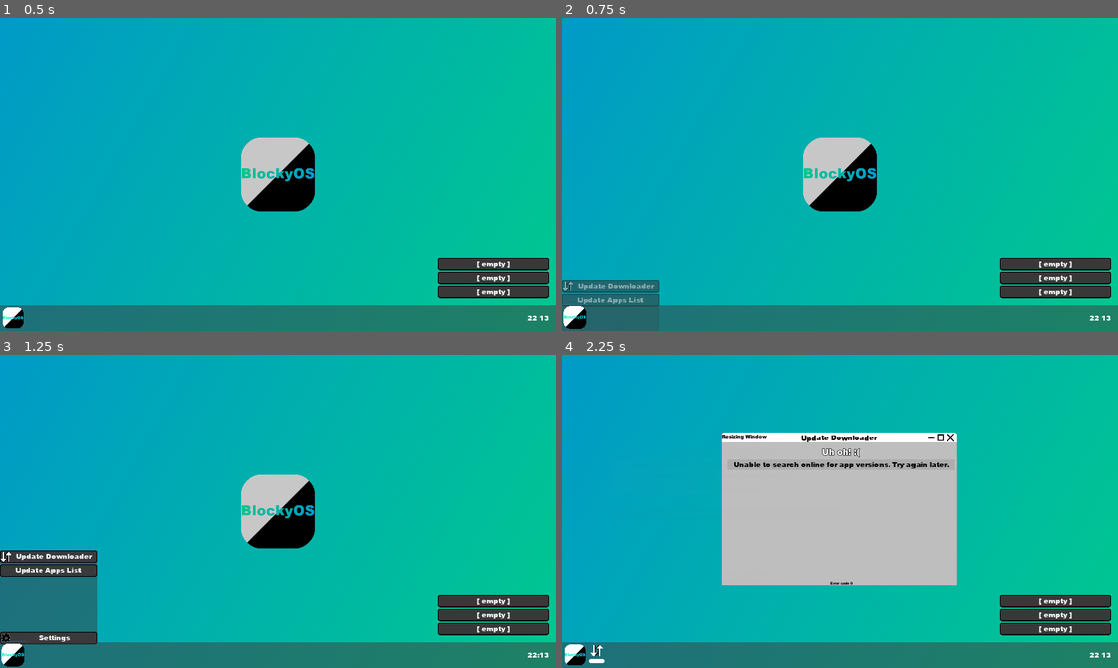
Above: before the commit, frames 1-4 (two rows, left to right).
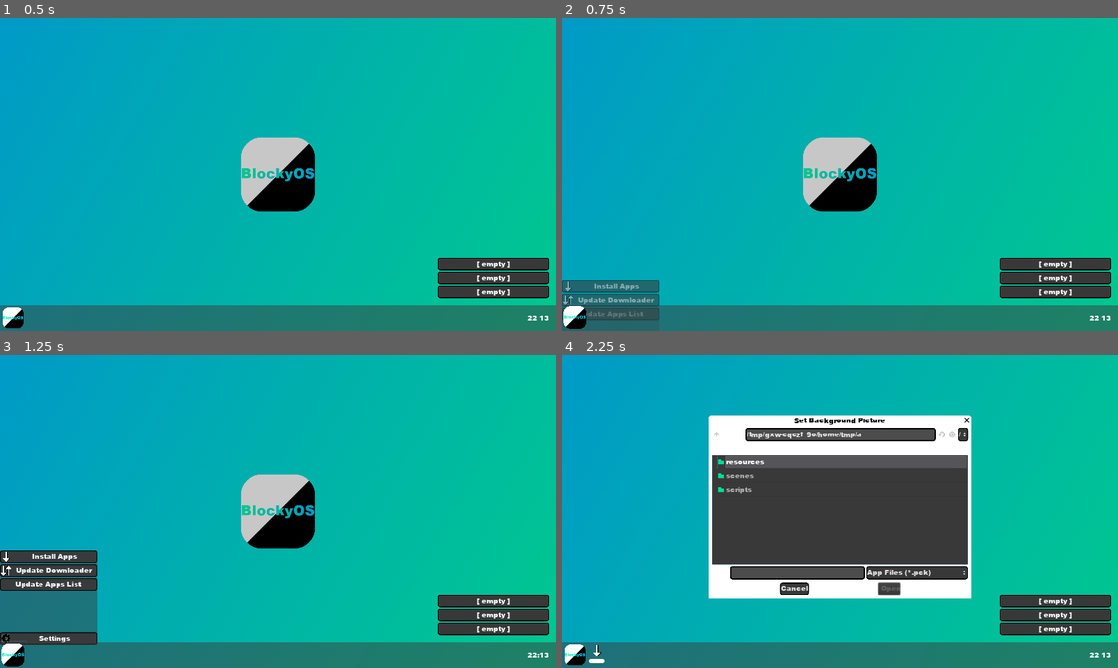
Above: after the commit, the same moments.

Repository: Blockyheadman/BlockyOS
Game: Godot game, scene res://scenes/Desktop.tscn
Two runs of this game, one before a commit and one after it. Both use one fixed random seed, a clock stepped at 60 frames per second and the inputs below.
Inputs (mouse positions are in pixels of both pictures, inside the frame that each line leads up to):
- Up to frame 1 (0.5 s): no input
- Up to frame 2 (0.75 s): click (573, 318) at 0.5 s
- Up to frame 3 (1.25 s): no input
- Up to frame 4 (2.25 s): click (612, 555) at 1.25 s, where only the run after the commit has a clickable "Install Apps"; click (840, 464) at 2 s, where only the run after the commit has a clickable "Install App(s)"

Frame 1 is identical in both runs. In frame 2, 0.4% of the frame differs, in the area x 0-18%, y 84-97%; in frame 3, 1.2%; in frame 4, 27%, in the area x 5-74%, y 19-97%.

Commit message:
Version 1.2.3

Diff:
--- a/project.godot
+++ b/project.godot
@@ -18,10 +18,16 @@
 "class": "BOSVersionButton",
 "language": "GDScript",
 "path": "res://scripts/BOSVersionButton.gd"
+}, {
+"base": "HBoxContainer",
+"class": "InstalledAppButton",
+"language": "GDScript",
+"path": "res://scripts/InstalledAppButton.gd"
 } ]
 _global_script_class_icons={
 "AppWindow": "",
-"BOSVersionButton": ""
+"BOSVersionButton": "",
+"InstalledAppButton": ""
 }
 
 [application]
--- /dev/null
+++ b/scenes/AppInstaller.tscn
@@ -0,0 +1,138 @@
+[gd_scene load_steps=7 format=2]
+
+[ext_resource path="res://resources/fonts/ariblk.ttf" type="DynamicFontData" id=1]
+[ext_resource path="res://scripts/AppInstaller.gd" type="Script" id=2]
+[ext_resource path="res://resources/presets/GeneralButton.tres" type="Theme" id=4]
+[ext_resource path="res://resources/presets/FileDialog.tres" type="Theme" id=5]
+
+[sub_resource type="DynamicFont" id=5]
+size = 20
+outline_size = 1
+font_data = ExtResource( 1 )
+
+[sub_resource type="DynamicFont" id=1]
+size = 8
+font_data = ExtResource( 1 )
+
+[node name="AppInstaller" type="Control"]
+anchor_right = 1.0
+anchor_bottom = 1.0
+script = ExtResource( 2 )
+
+[node name="BG" type="ColorRect" parent="."]
+anchor_right = 1.0
+anchor_bottom = 1.0
+color = Color( 0.74902, 0.74902, 0.74902, 1 )
+
+[node name="MarginContainer" type="MarginContainer" parent="."]
+anchor_left = 0.012
+anchor_top = 0.022
+anchor_right = 0.987
+anchor_bottom = 0.989
+margin_left = 0.639999
+margin_top = 0.16
+margin_right = 0.640015
+margin_bottom = -0.0800171
+size_flags_horizontal = 3
+size_flags_vertical = 3
+
+[node name="VBoxContainer" type="VBoxContainer" parent="MarginContainer"]
+margin_right = 1248.0
+margin_bottom = 696.0
+
+[node name="ScrollContainer" type="ScrollContainer" parent="MarginContainer/VBoxContainer"]
+margin_right = 1248.0
+margin_bottom = 665.0
+size_flags_horizontal = 3
+size_flags_vertical = 3
+
+[node name="VBoxContainer" type="VBoxContainer" parent="MarginContainer/VBoxContainer/ScrollContainer"]
+margin_right = 1248.0
+margin_bottom = 665.0
+size_flags_horizontal = 3
+size_flags_vertical = 3
+
+[node name="TitleCenter" type="CenterContainer" parent="MarginContainer/VBoxContainer/ScrollContainer/VBoxContainer"]
+margin_right = 1248.0
+margin_bottom = 30.0
+size_flags_horizontal = 3
+
+[node name="TitleLabel" type="Label" parent="MarginContainer/VBoxContainer/ScrollContainer/VBoxContainer/TitleCenter"]
+margin_left = 498.0
+margin_right = 750.0
+margin_bottom = 30.0
+custom_colors/font_outline_modulate = Color( 0, 0, 0, 1 )
+custom_fonts/font = SubResource( 5 )
+text = "Trying something new?"
+
+[node name="MainContainer" type="CenterContainer" parent="MarginContainer/VBoxContainer/ScrollContainer/VBoxContainer"]
+margin_top = 34.0
+margin_right = 1248.0
+margin_bottom = 104.0
+size_flags_horizontal = 3
+
+[node name="VBoxContainer" type="VBoxContainer" parent="MarginContainer/VBoxContainer/ScrollContainer/VBoxContainer/MainContainer"]
+margin_left = 563.0
+margin_right = 684.0
+margin_bottom = 70.0
+
+[node name="Apps" type="VBoxContainer" parent="MarginContainer/VBoxContainer/ScrollContainer/VBoxContainer/MainContainer/VBoxContainer"]
+margin_right = 121.0
+margin_bottom = 58.0
+size_flags_horizontal = 3
+size_flags_vertical = 3
+
+[node name="Install" type="Button" parent="MarginContainer/VBoxContainer/ScrollContainer/VBoxContainer/MainContainer/VBoxContainer/Apps"]
+margin_right = 121.0
+margin_bottom = 27.0
+theme = ExtResource( 4 )
+text = "Install App(s)"
+
+[node name="Refresh" type="Button" parent="MarginContainer/VBoxContainer/ScrollContainer/VBoxContainer/MainContainer/VBoxContainer/Apps"]
+margin_top = 31.0
+margin_right = 121.0
+margin_bottom = 58.0
+theme = ExtResource( 4 )
+text = "Refresh Apps"
+
+[node name="HSeparator" type="HSeparator" parent="MarginContainer/VBoxContainer/ScrollContainer/VBoxContainer/MainContainer/VBoxContainer"]
+margin_top = 62.0
+margin_right = 121.0
+margin_bottom = 66.0
+
+[node name="InstalledApps" type="VBoxContainer" parent="MarginContainer/VBoxContainer/ScrollContainer/VBoxContainer/MainContainer/VBoxContainer"]
+margin_top = 70.0
+margin_right = 121.0
+margin_bottom = 70.0
+
+[node name="DescriptionLabel" type="Label" parent="MarginContainer/VBoxContainer"]
+margin_top = 669.0
+margin_right = 1248.0
+margin_bottom = 696.0
+size_flags_horizontal = 3
+custom_colors/font_color = Color( 0, 0, 0, 1 )
+custom_fonts/font = SubResource( 1 )
+text = "BlockyOS App Installer | Blockyheadman
+Powered Pridefully by Godot Game Engine"
+align = 1
+autowrap = true
+
+[node name="AppSelector" type="FileDialog" parent="."]
+anchor_left = 0.5
+anchor_top = 0.5
+anchor_right = 0.5
+anchor_bottom = 0.5
+margin_left = -304.0
+margin_top = -200.0
+margin_right = 300.0
+margin_bottom = 200.0
+theme = ExtResource( 5 )
+window_title = "Set Background Picture"
+mode_overrides_title = false
+mode = 1
+access = 2
+filters = PoolStringArray( "*.pck ; App Files" )
+
+[connection signal="pressed" from="MarginContainer/VBoxContainer/ScrollContainer/VBoxContainer/MainContainer/VBoxContainer/Apps/Install" to="." method="_on_Install_pressed"]
+[connection signal="pressed" from="MarginContainer/VBoxContainer/ScrollContainer/VBoxContainer/MainContainer/VBoxContainer/Apps/Refresh" to="." method="_on_Refresh_pressed"]
+[connection signal="files_selected" from="AppSelector" to="." method="_on_AppSelector_files_selected"]
--- a/scenes/Desktop.tscn
+++ b/scenes/Desktop.tscn
@@ -1,10 +1,11 @@
-[gd_scene load_steps=8 format=2]
+[gd_scene load_steps=9 format=2]
 
 [ext_resource path="res://resources/textures/Backgrounds/DefaultBackground.png" type="Texture" id=1]
 [ext_resource path="res://scripts/Desktop.gd" type="Script" id=2]
 [ext_resource path="res://resources/icons/BlockyOS.png" type="Texture" id=3]
 [ext_resource path="res://resources/presets/GeneralButton.tres" type="Theme" id=4]
 [ext_resource path="res://resources/presets/TransparentBlack.tres" type="StyleBox" id=5]
+[ext_resource path="res://resources/textures/Download.png" type="Texture" id=6]
 [ext_resource path="res://resources/textures/Settings.png" type="Texture" id=7]
 [ext_resource path="res://resources/textures/Update.png" type="Texture" id=8]
 
@@ -54,18 +55,27 @@
 margin_right = 224.0
 margin_bottom = 220.0
 
+[node name="InstallApps" type="Button" parent="MenuBar/StartMenu/VBoxContainer"]
+margin_right = 224.0
+margin_bottom = 27.0
+theme = ExtResource( 4 )
+text = "Install Apps"
+icon = ExtResource( 6 )
+expand_icon = true
+
 [node name="UpdateDownloader" type="Button" parent="MenuBar/StartMenu/VBoxContainer"]
-margin_right = 224.0
-margin_bottom = 27.0
+margin_top = 31.0
+margin_right = 224.0
+margin_bottom = 58.0
 theme = ExtResource( 4 )
 text = "Update Downloader"
 icon = ExtResource( 8 )
 expand_icon = true
 
 [node name="UpdateApps" type="Button" parent="MenuBar/StartMenu/VBoxContainer"]
-margin_top = 31.0
-margin_right = 224.0
-margin_bottom = 58.0
+margin_top = 62.0
+margin_right = 224.0
+margin_bottom = 89.0
 theme = ExtResource( 4 )
 text = "Update Apps List"
 
@@ -194,6 +204,7 @@
 theme = ExtResource( 4 )
 text = "[ empty ]"
 
+[connection signal="pressed" from="MenuBar/StartMenu/VBoxContainer/InstallApps" to="." method="_on_InstallApps_pressed"]
 [connection signal="pressed" from="MenuBar/StartMenu/VBoxContainer/UpdateDownloader" to="." method="_on_UpdateDownloader_pressed"]
 [connection signal="pressed" from="MenuBar/StartMenu/VBoxContainer/UpdateApps" to="." method="_on_UpdateApps_pressed"]
 [connection signal="pressed" from="MenuBar/StartMenu/VBoxContainer/Settings" to="." method="_on_Settings_pressed"]
--- /dev/null
+++ b/scenes/InstalledAppButton.tscn
@@ -0,0 +1,45 @@
+[gd_scene load_steps=5 format=2]
+
+[ext_resource path="res://scripts/InstalledAppButton.gd" type="Script" id=1]
+[ext_resource path="res://resources/presets/GeneralButton.tres" type="Theme" id=2]
+[ext_resource path="res://resources/icons/BlockyOS.png" type="Texture" id=3]
+
+[sub_resource type="StyleBoxFlat" id=1]
+bg_color = Color( 0.160784, 0.160784, 0.160784, 1 )
+corner_radius_top_left = 5
+corner_radius_top_right = 5
+corner_radius_bottom_right = 5
+corner_radius_bottom_left = 5
+expand_margin_left = 2.0
+expand_margin_right = 2.0
+expand_margin_top = 2.0
+expand_margin_bottom = 2.0
+
+[node name="BOSVersionButton" type="HBoxContainer"]
+margin_right = 180.0
+margin_bottom = 27.0
+script = ExtResource( 1 )
+
+[node name="Icon" type="TextureRect" parent="."]
+margin_right = 48.0
+margin_bottom = 48.0
+rect_min_size = Vector2( 48, 48 )
+texture = ExtResource( 3 )
+expand = true
+
+[node name="Label" type="Label" parent="."]
+margin_left = 52.0
+margin_top = 12.0
+margin_right = 142.0
+margin_bottom = 35.0
+custom_styles/normal = SubResource( 1 )
+text = "App Name"
+
+[node name="Remove" type="Button" parent="."]
+margin_left = 146.0
+margin_right = 221.0
+margin_bottom = 48.0
+theme = ExtResource( 2 )
+text = "Remove"
+
+[connection signal="pressed" from="Remove" to="." method="_on_Remove_pressed"]
--- /dev/null
+++ b/scripts/AppInstaller.gd
@@ -0,0 +1,96 @@
+extends Control
+
+var user_path := OS.get_user_data_dir()
+var apps : Array
+var app_button = preload("res://scenes/InstalledAppButton.tscn")
+
+onready var installed_apps_list = $MarginContainer/VBoxContainer/ScrollContainer/VBoxContainer/MainContainer/VBoxContainer/InstalledApps
+
+func _ready():
+	var installed_apps = File.new()
+	var array_line = 0
+	installed_apps.open(user_path + "/apps/installed-apps.txt", File.READ)
+
+	while installed_apps.get_position() < installed_apps.get_len():
+		var app_name = installed_apps.get_line()
+		var app_dir = File.new()
+		if app_dir.file_exists(user_path + "/apps/" + app_name + ".pck"):
+			app_dir.close()
+			apps.append(app_name)
+		else:
+			printerr("App doesn't seem to be installed to the system. Redownload the app and retry.")
+		array_line = array_line + 1
+	installed_apps.close()
+
+	for i in apps.size():
+		var instance = app_button.instance()
+		instance.name = apps[i]
+		print("BUTTON NAME: " + str(instance.name))
+		instance.get_child(1).text = str(apps[i-1])
+		instance.connect("RemovePressed", self, "remove_button")
+		installed_apps_list.add_child(instance, true)
+
+	$AppSelector.current_dir = OS.get_system_dir(OS.SYSTEM_DIR_DOCUMENTS)
+
+func remove_button(button : String):
+	var rm_file = Directory.new()
+	rm_file.remove("user://apps/" + button + ".pck")
+	get_viewport().get_node("Desktop").update_apps()
+	installed_apps_list.get_node(button).queue_free()
+	_on_Refresh_pressed()
+
+func _on_Install_pressed():
+	$AppSelector.popup_centered()
+
+func _on_Refresh_pressed():
+	apps.clear()
+
+	var list : Array = installed_apps_list.get_children()
+	for i in list.size():
+		var button : Node = list[i]
+		button.disconnect("RemovePressed", self, "remove_button")
+		button.queue_free()
+	list.clear()
+
+	var installed_apps = File.new()
+	var array_line = 0
+	installed_apps.open(user_path + "/apps/installed-apps.txt", File.READ)
+
+	while installed_apps.get_position() < installed_apps.get_len():
+		var app_name = installed_apps.get_line()
+		var app_dir = File.new()
+		if app_dir.file_exists(user_path + "/apps/" + app_name + ".pck"):
+			app_dir.close()
+			apps.append(app_name)
+		else:
+			printerr("App doesn't seem to be installed to the system. Redownload the app and retry.")
+		array_line = array_line + 1
+	installed_apps.close()
+
+	for i in apps.size():
+		var instance = app_button.instance()
+		instance.name = apps[i]
+		print("BUTTON NAME: " + str(instance.name))
+		instance.get_child(1).text = str(apps[i-1])
+		instance.connect("RemovePressed", self, "remove_button")
+		installed_apps_list.add_child(instance, true)
+
+func _on_AppSelector_files_selected(paths : PoolStringArray):
+	for i in paths:
+		print(i)
+		var file_name : String = i
+		var file_array := file_name.split("/")
+		file_name = file_array[file_array.size()-1]
+		file_name.erase(file_name.length()-4, 4)
+		print(file_name)
+
+		var file = File.new()
+		var new_file = File.new()
+		file.open(i, File.READ)
+		new_file.open("user://apps/" + file_name + ".pck", File.WRITE)
+		while file.get_position() < file.get_len():
+			new_file.store_64(file.get_64())
+		file.close()
+		new_file.close()
+		get_viewport().get_node("Desktop").update_apps()
+		_on_Refresh_pressed()
--- a/scripts/Desktop.gd
+++ b/scripts/Desktop.gd
@@ -10,6 +10,7 @@
 var menu_button_anim_done := true
 
 var time = Time.get_time_string_from_system()
+var permissions_granted : PoolStringArray
 
 func _ready():
 	var set_error = Global.load_settings()
@@ -52,6 +53,11 @@
 	get_tree().connect("files_dropped", self, "dropped_files")
 
 	OS.request_permissions()
+	permissions_granted = OS.get_granted_permissions()
+
+	if OS.get_name() == "Android":
+		if permissions_granted.find("android.permission.READ_EXTERNAL_STORAGE") == -1:
+			$MenuBar/StartMenu/VBoxContainer/InstallApps.disabled = true
 
 func _input(event):
 	if event is InputEventKey:
@@ -85,6 +91,9 @@
 
 	$MenuBar/Clock/Label.text = time
 
+# CUSTOM FUNCTIONS BELOW
+
+# checks for dropped files on the desktop and adds the apps.
 func dropped_files(files: PoolStringArray, _screen: int) -> void:
 	for i in files.size():
 		if files[i].ends_with(".pck"):
@@ -437,6 +446,16 @@
 
 	refresh_app_list()
 
+# hides the start menu
+func hide_start_menu():
+	var tween = get_tree().create_tween()
+	tween.set_ease(Tween.EASE_OUT)
+	tween.set_trans(Tween.TRANS_CUBIC)
+	tween.tween_property($MenuBar/StartMenu, "rect_size", Vector2(224,0), 1)
+	tween.parallel().tween_property($MenuBar/StartMenu, "rect_position", Vector2(0,740), 0.85)
+	tween.parallel().tween_property($MenuBar/StartMenu, "modulate", Color(1,1,1,0), 1)
+	$MenuBar/StartButton/Button.pressed = false
+
 # ANIMATIONS GO HERE
 func _on_StartButton_mouse_entered():
 	var tween = get_tree().create_tween()
@@ -451,6 +470,8 @@
 	tween.set_trans(Tween.TRANS_CUBIC)
 	tween.tween_property($MenuBar/StartButton/Button, "rect_size", Vector2(60,60), 0.4)
 	tween.parallel().tween_property($MenuBar/StartButton/Button, "rect_position", Vector2(0,0), 0.4)
+
+# WHEN DIFFERENT SYSTEM BUTTONS PRESSED/TOGGLED
 
 func _on_StartButton_toggled(button_pressed):
 	var tween = get_tree().create_tween()
@@ -487,43 +508,24 @@
 			windows_children[i].show()
 		Global.start_menu_shown = false
 
-func _on_DownloadApps_pressed():
-	var tween = get_tree().create_tween()
-	tween.set_ease(Tween.EASE_OUT)
-	tween.set_trans(Tween.TRANS_CUBIC)
-	tween.tween_property($MenuBar/StartMenu, "rect_size", Vector2(224,0), 1)
-	tween.parallel().tween_property($MenuBar/StartMenu, "rect_position", Vector2(0,740), 0.85)
-	tween.parallel().tween_property($MenuBar/StartMenu, "modulate", Color(1,1,1,0), 1)
-	$MenuBar/StartButton/Button.pressed = false
+func _on_InstallApps_pressed():
+	hide_start_menu()
 
 	var icon = load("res://resources/textures/Download.png")
 	var app_node_scene
 	var app_node
-	app_node_scene = load("res://scenes/AppDownloader.tscn")
+	app_node_scene = load("res://scenes/AppInstaller.tscn")
 	print("\n" + str(app_node_scene))
 	app_node = app_node_scene.instance()
 	print("\n" + str(app_node))
-	open_built_in_app(app_node, "App Downloader", icon)
+	open_built_in_app(app_node, "App Installer", icon)
 
 func _on_UpdateApps_pressed():
-	var tween = get_tree().create_tween()
-	tween.set_ease(Tween.EASE_OUT)
-	tween.set_trans(Tween.TRANS_CUBIC)
-	tween.tween_property($MenuBar/StartMenu, "rect_size", Vector2(224,0), 1)
-	tween.parallel().tween_property($MenuBar/StartMenu, "rect_position", Vector2(0,740), 0.85)
-	tween.parallel().tween_property($MenuBar/StartMenu, "modulate", Color(1,1,1,0), 1)
-	$MenuBar/StartButton/Button.pressed = false
-
+	hide_start_menu()
 	update_apps()
 
 func _on_UpdateDownloader_pressed():
-	var tween = get_tree().create_tween()
-	tween.set_ease(Tween.EASE_OUT)
-	tween.set_trans(Tween.TRANS_CUBIC)
-	tween.tween_property($MenuBar/StartMenu, "rect_size", Vector2(224,0), 1)
-	tween.parallel().tween_property($MenuBar/StartMenu, "rect_position", Vector2(0,740), 0.85)
-	tween.parallel().tween_property($MenuBar/StartMenu, "modulate", Color(1,1,1,0), 1)
-	$MenuBar/StartButton/Button.pressed = false
+	hide_start_menu()
 
 	var icon = load("res://resources/textures/Update.png")
 	var app_node_scene
@@ -536,13 +538,7 @@
 	open_built_in_app(app_node, "Update Downloader", icon)
 
 func _on_Settings_pressed():
-	var tween = get_tree().create_tween()
-	tween.set_ease(Tween.EASE_OUT)
-	tween.set_trans(Tween.TRANS_CUBIC)
-	tween.tween_property($MenuBar/StartMenu, "rect_size", Vector2(224,0), 1)
-	tween.parallel().tween_property($MenuBar/StartMenu, "rect_position", Vector2(0,740), 0.85)
-	tween.parallel().tween_property($MenuBar/StartMenu, "modulate", Color(1,1,1,0), 1)
-	$MenuBar/StartButton/Button.pressed = false
+	hide_start_menu()
 
 	var icon = load("res://resources/textures/Settings.png")
 	var app_node_scene
--- a/scripts/GLOBAL.gd
+++ b/scripts/GLOBAL.gd
@@ -15,7 +15,7 @@
 
 var verison_major : int = 1
 var verison_minor : int = 2
-var verison_revision : int = 2
+var verison_revision : int = 3
 var version_full : String = str(verison_major) + "." + str(verison_minor) + "." + str(verison_revision)
 var version_state : String = "Stable"
 
--- /dev/null
+++ b/scripts/InstalledAppButton.gd
@@ -0,0 +1,11 @@
+extends HBoxContainer
+class_name InstalledAppButton
+
+signal RemovePressed
+
+func _ready():
+	#$Icon.queue_free()
+	pass
+
+func _on_Remove_pressed():
+	emit_signal("RemovePressed", self.name)
--- a/versions.json
+++ b/versions.json
@@ -5,3 +5,4 @@
 "1.2.0"
 "1.2.1"
 "1.2.2"
+"1.2.3"
Binary file added: resources/textures/Download.png
Not shown, added: resources/textures/Download.png.import
